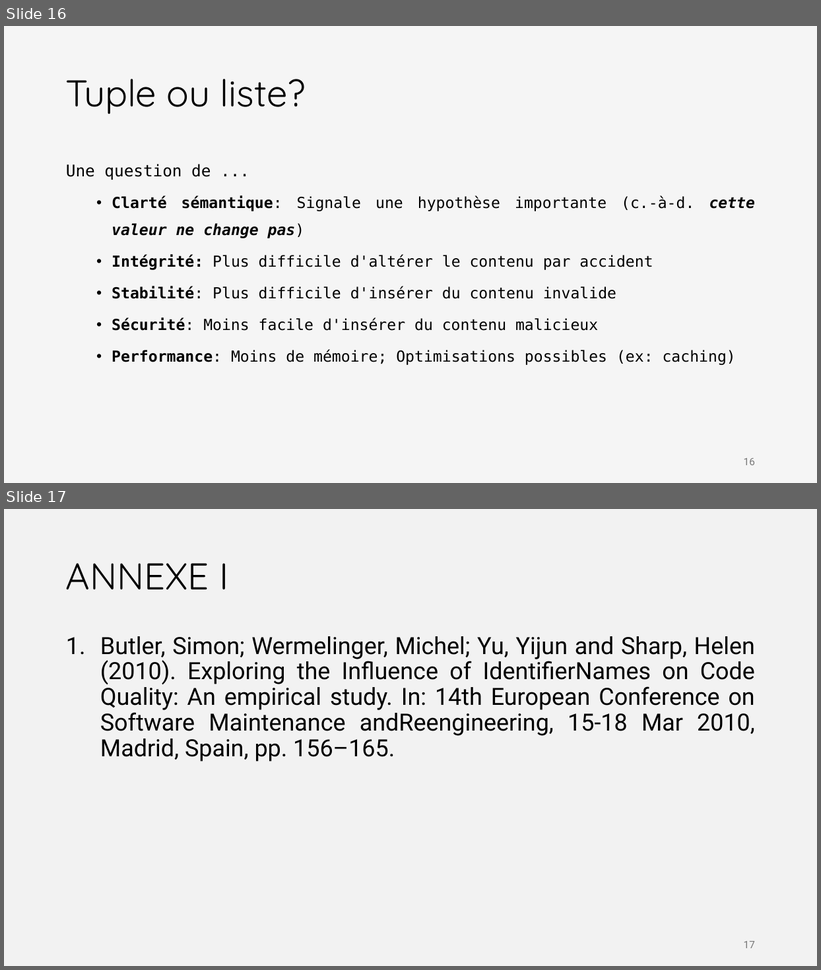
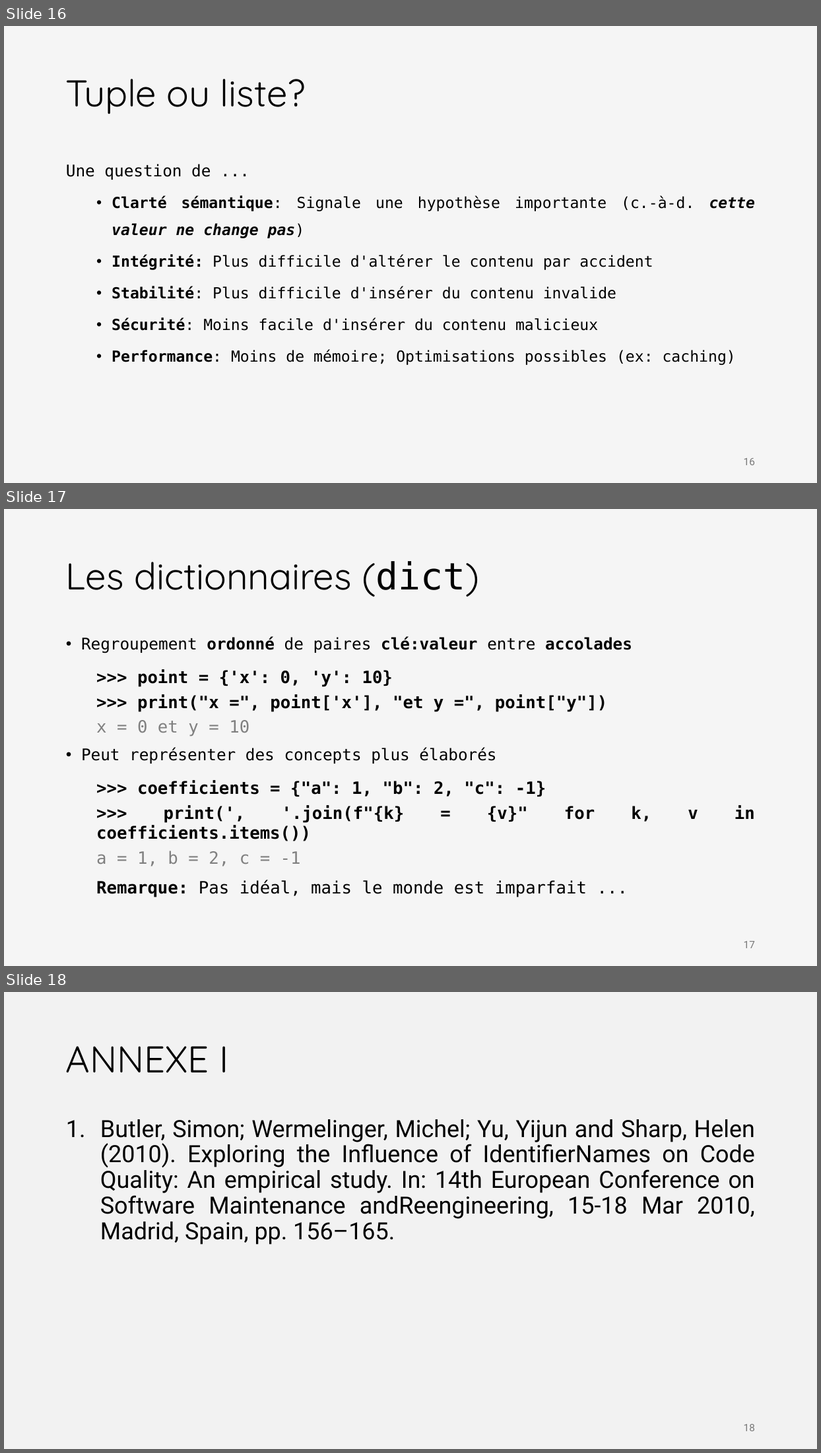
Before and after one commit to iannickgagnon/sagedays_iannick_2026, a slide deck: python_1/presentation_python_1.pptx. Shown one above the other, each under a label of ours: slides 16 and 17 before the commit, slides 16, 17 and 18 after it. The pictures are 821x970 and 821x1453 pixels, drawn with LibreOffice and Linux fonts; fonts in the diff are those of the drawing. Boxes give left, top, right and bottom in pixels: in the first picture for what was removed or moved away, otherwise in the second. Text is boxed around its words. In the diff, an @@ line names an element or a change of style, - is before the commit and + after.

```diff
--- a/python_1/presentation_python_1.pptx
+++ b/python_1/presentation_python_1.pptx
@@ slide 17 added at (4, 509, 817, 966), background #F5F5F5 @@
@@ title added at (66, 561, 480, 597), 44 pt, text #000000 @@
+Les dictionnaires (dict)
@@ text added at (81, 636, 632, 897), 20 pt, text #000000, bold @@
+• Regroupement ordonné de paires clé:valeur entre accolades
+  >>> point = {'x': 0, 'y': 10}
+  >>> print("x =", point['x'], "et y =", point["y"])
+  x = 0 et y = 10
+• Peut représenter des concepts plus élaborés
+  >>> coefficients = {"a": 1, "b": 2, "c": -1}
+  >>> print(', '.join(f"{k} = {v}" for k, v in coefficients.items())
+  a = 1, b = 2, c = -1
+  Remarque: Pas idéal, mais le monde est imparfait ...
@@ page number added at (744, 941, 755, 949), 12 pt, text #797979 @@
+17
@@ what was slide 17 is now slide 18 @@
@@ page number at (744, 1424, 755, 1432): text changed @@
-17
+18
```
Also in this commit, not shown: 2 slides changed.
